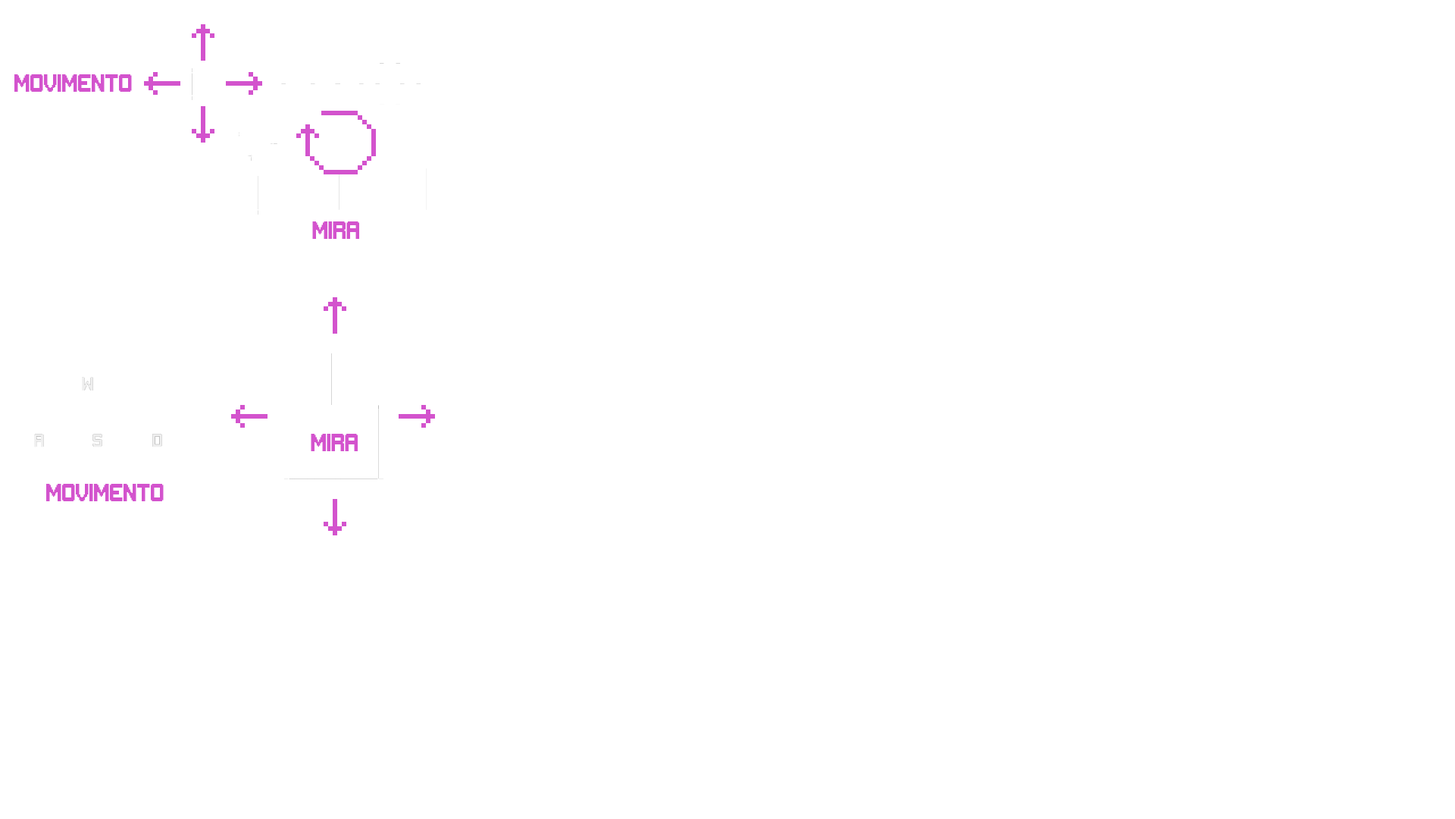
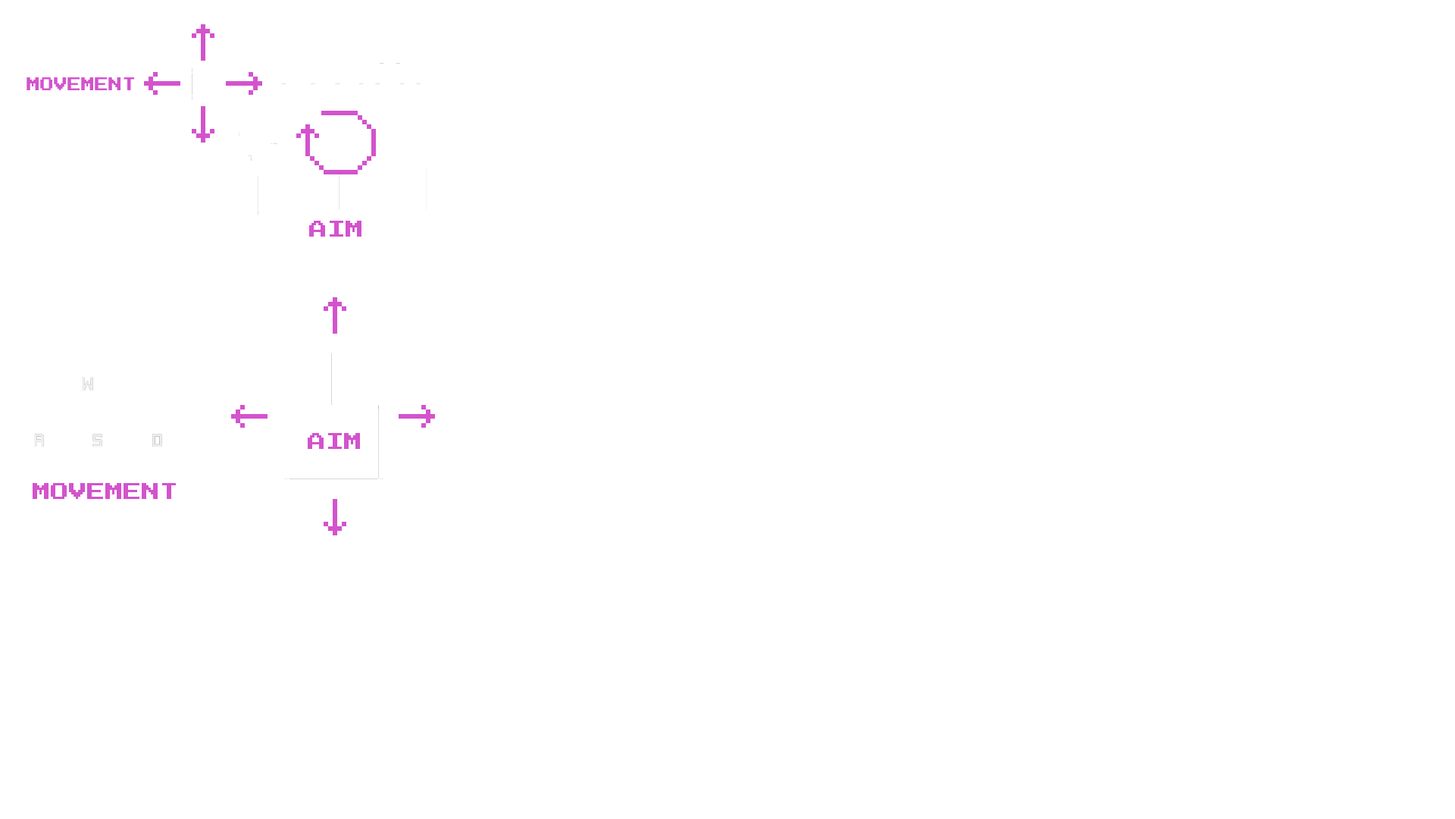
Revision of a layered 1455 x 819 image; what changed, layer by layer:
renamed "Movimento copia" to "MOVEMENT", painted on it over [32, 482, 176, 502]
renamed "Mira copia" to "AIM", painted on it over [307, 432, 361, 452]
renamed "Mira" to "AIM", painted on it over [309, 220, 362, 239]
renamed "Movimento" to "MOVEMENT", painted on it over [14, 74, 135, 92]
